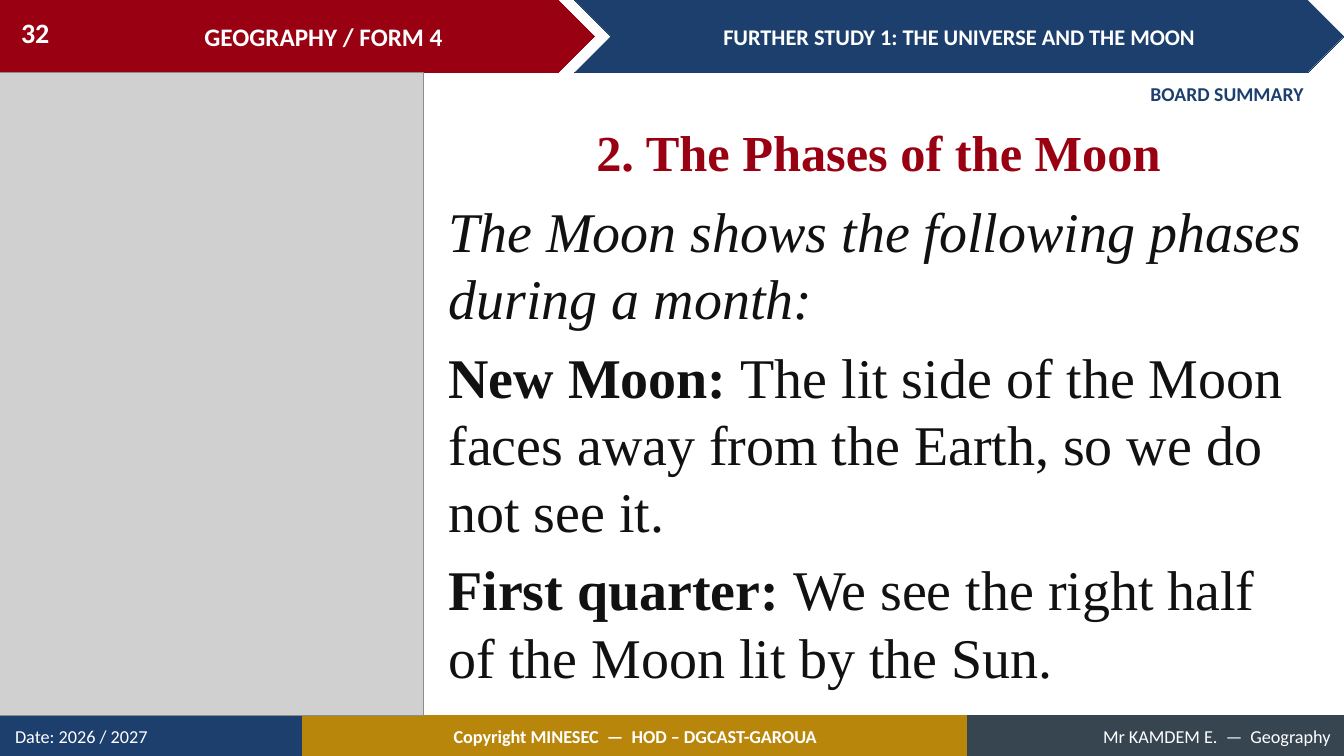
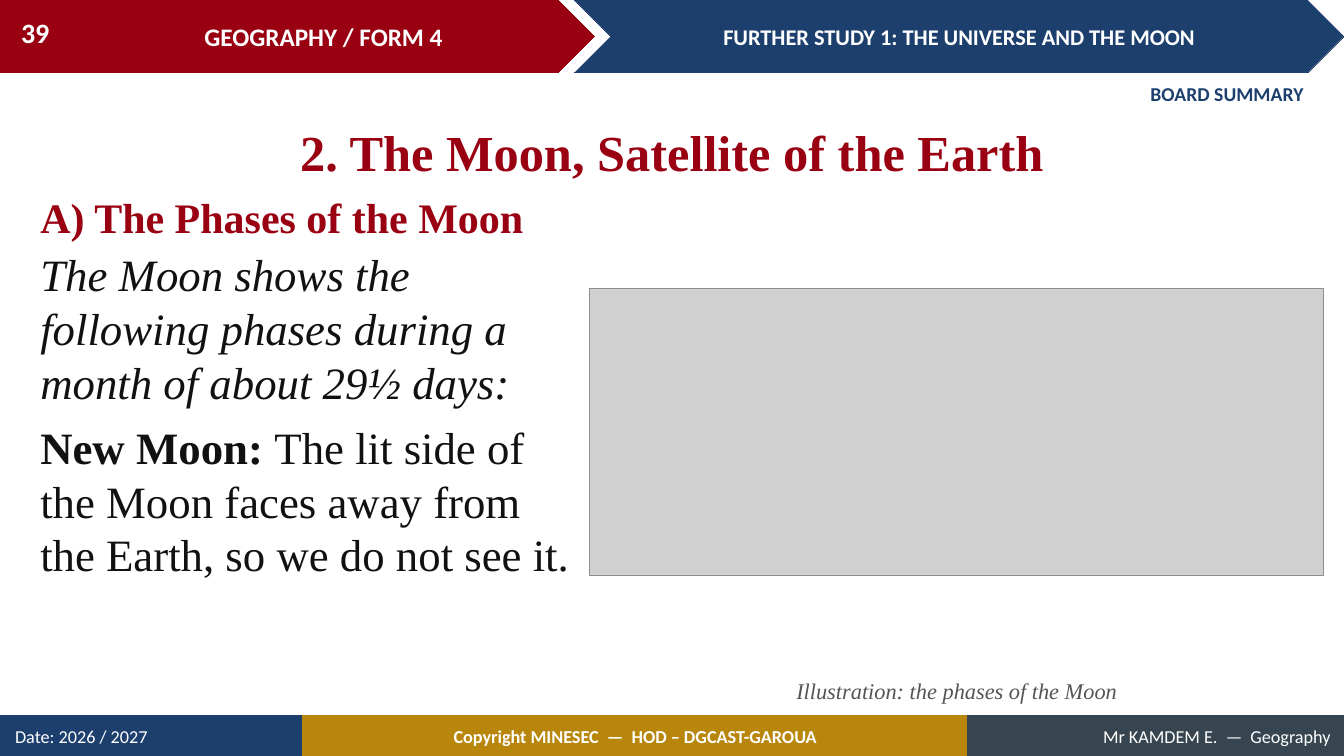
Before and after one commit to Berthautk/linea-github, a slide deck: slide 39 of lecons/F3/02_FORM4_FURTHER_STUDY1_Universe_and_Moon.pptx (slide 32 before the commit). Drawn at 1344x756 pixels with LibreOffice and Linux fonts; fonts in the diff are those of the drawing; grey boxes stand for pictures. Boxes give left, top, right and bottom in pixels: in the first picture for what was removed or moved away, otherwise in the second. Text is boxed around its words. In the diff, an @@ line names an element or a change of style, - is before the commit and + after.

```diff
--- a/lecons/F3/02_FORM4_FURTHER_STUDY1_Universe_and_Moon.pptx
+++ b/lecons/F3/02_FORM4_FURTHER_STUDY1_Universe_and_Moon.pptx
@@ page number at (21,24,49,44): text changed @@
-32
+39
@@ picture removed at (0,73,423,716) @@
@@ text added at (300,135,1043,179), 36 pt, text #990011, bold @@
+2. The Moon, Satellite of the Earth
@@ text at (40,203,523,241): text changed; size 36 to 30 pt @@
-2. The Phases of the Moon
+A) The Phases of the Moon
@@ text at (40,260,509,408): text changed; size 40 to 32 pt @@
-The Moon shows the following phases during a month:
+The Moon shows the following phases during a month of about 29½ days:
@@ text "The Moon shows the following ...": place and size @@
-text "The Moon shows the following ..." at (449,212,1301,688)
+text "The Moon shows the following ..." at (40,260,569,578)
@@ picture added at (590,288,1324,575) @@
@@ text at (40,432,569,578): size 40 to 32 pt in "New Moon: The lit side of the ..." @@
@@ text at (449,570,1255,688): paragraph removed @@
-First quarter: We see the right half of the Moon lit by the Sun.
@@ text added at (796,683,1117,704), 16 pt, text #555555, italic @@
+Illustration: the phases of the Moon
```
Also in this commit, not shown: 15 other slides changed, 10 slides added, 10 other files.
